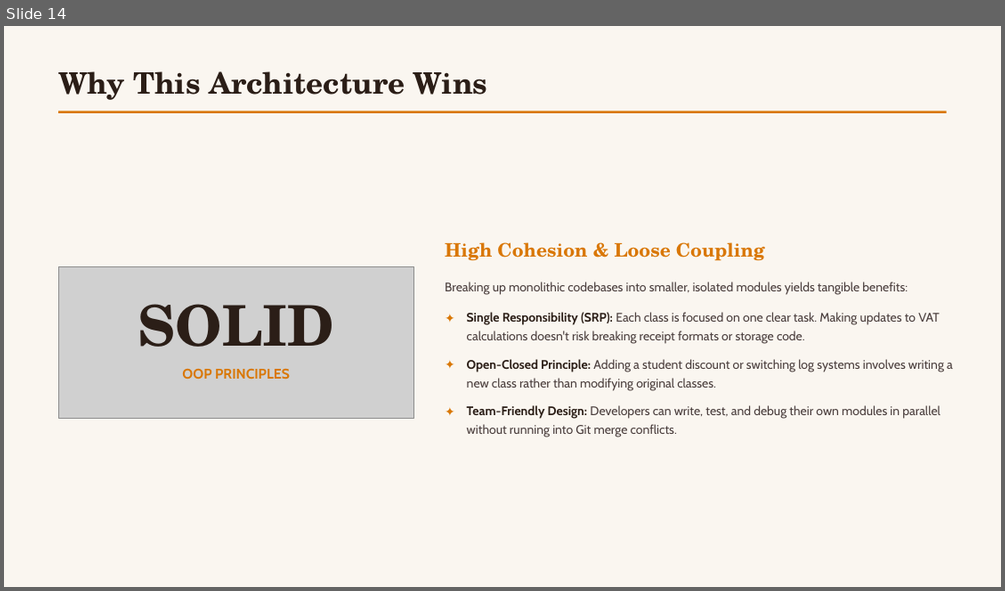
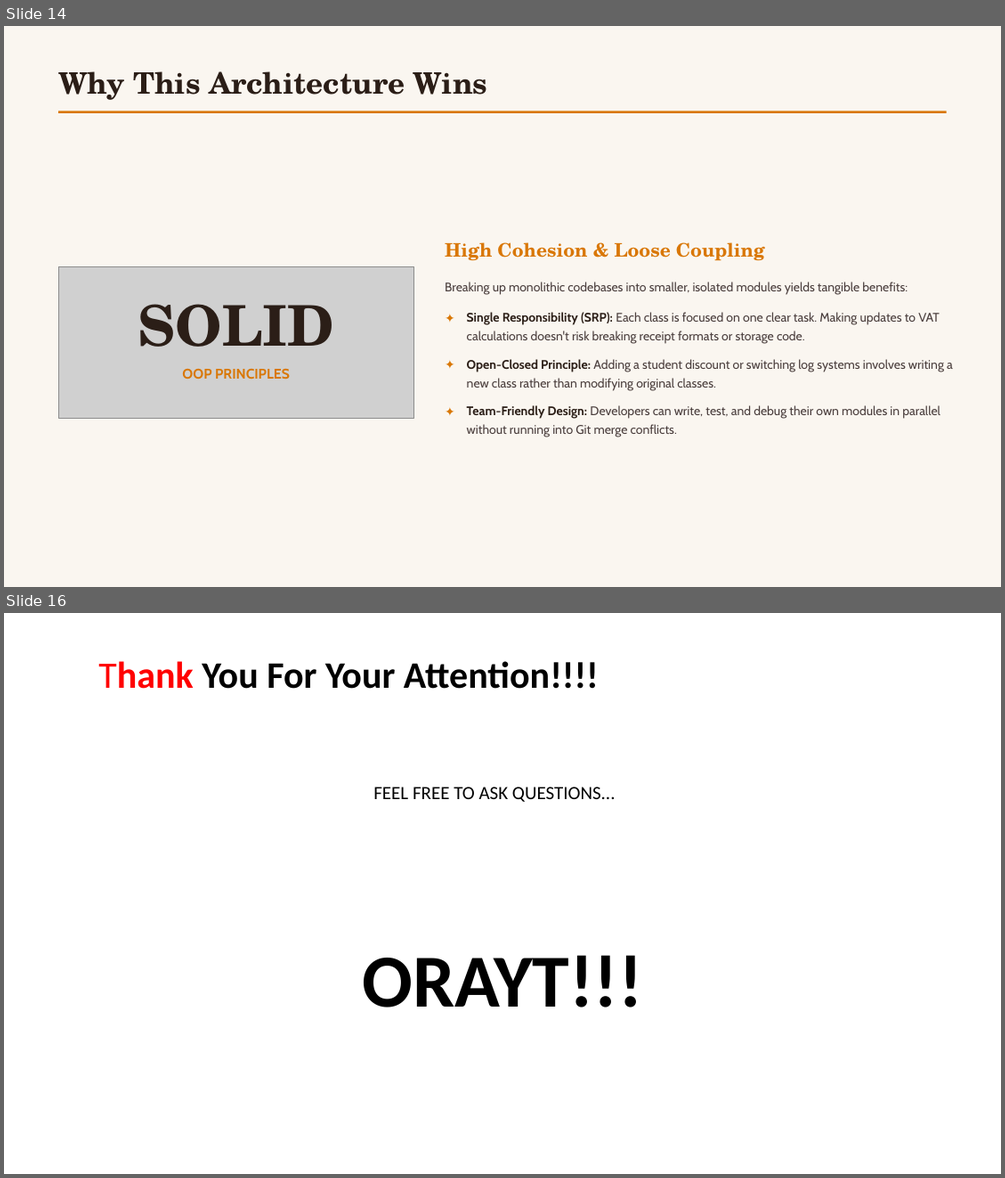
Before and after one commit to Teacher-Otep/coupling-and-cohesion-lhesters-team, a slide deck: Coffee-Shop-Order-System.pptx. Shown one above the other, each under a label of ours: slide 14 before the commit, slides 14 and 16 after it; the slides between them are not shown. The pictures are 1005x591 and 1005x1178 pixels, drawn with LibreOffice and Linux fonts; fonts in the diff are those of the drawing; grey boxes stand for pictures; background and template pictures are left out. Boxes give left, top, right and bottom in pixels: in the first picture for what was removed or moved away, otherwise in the second. Text is boxed around its words. In the diff, an @@ line names an element or a change of style, - is before the commit and + after.

```diff
--- a/Coffee-Shop-Order-System.pptx
+++ b/Coffee-Shop-Order-System.pptx
@@ slide 16 added at (x1=4, y1=613, x2=1001, y2=1174), background #FFFFFF @@
@@ title added at (x1=98, y1=661, x2=599, y2=689), 36 pt, text #000000, bold @@
+Thank You For Your Attention!!!!
@@ text added at (x1=373, y1=787, x2=615, y2=802), 18 pt, text #000000 @@
+FEEL FREE TO ASK QUESTIONS...
@@ text added at (x1=362, y1=955, x2=642, y2=1007), 72 pt, text #000000, bold @@
+ORAYT!!!
```
Also in this commit, not shown: 1 slide changed.
